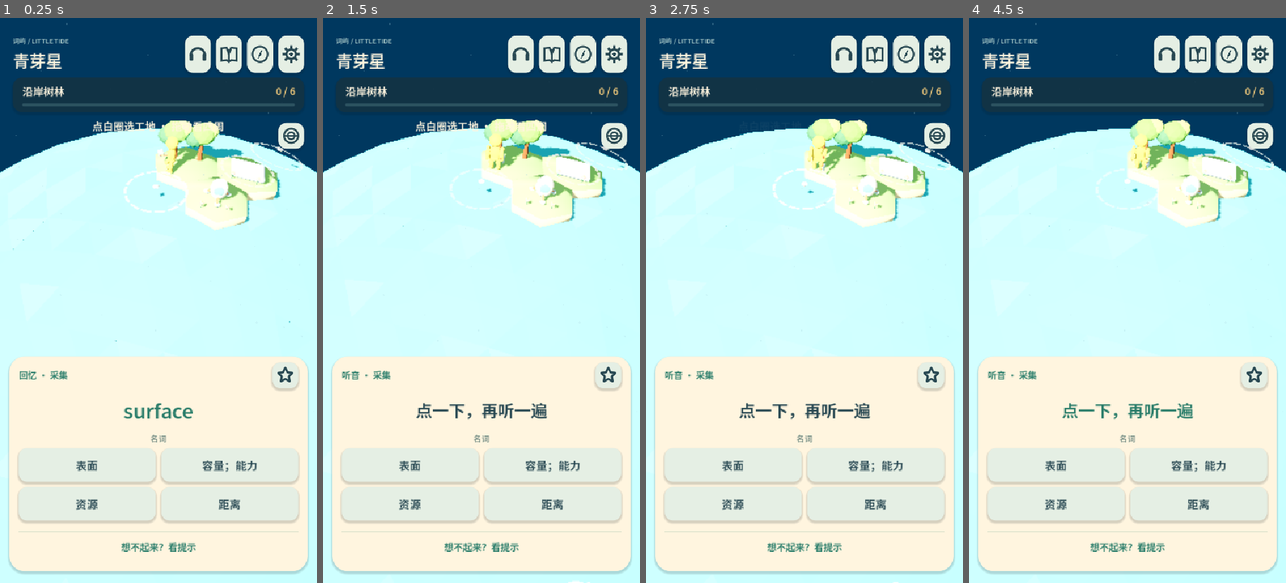
Above: before the commit, frames 1-4 (left to right).
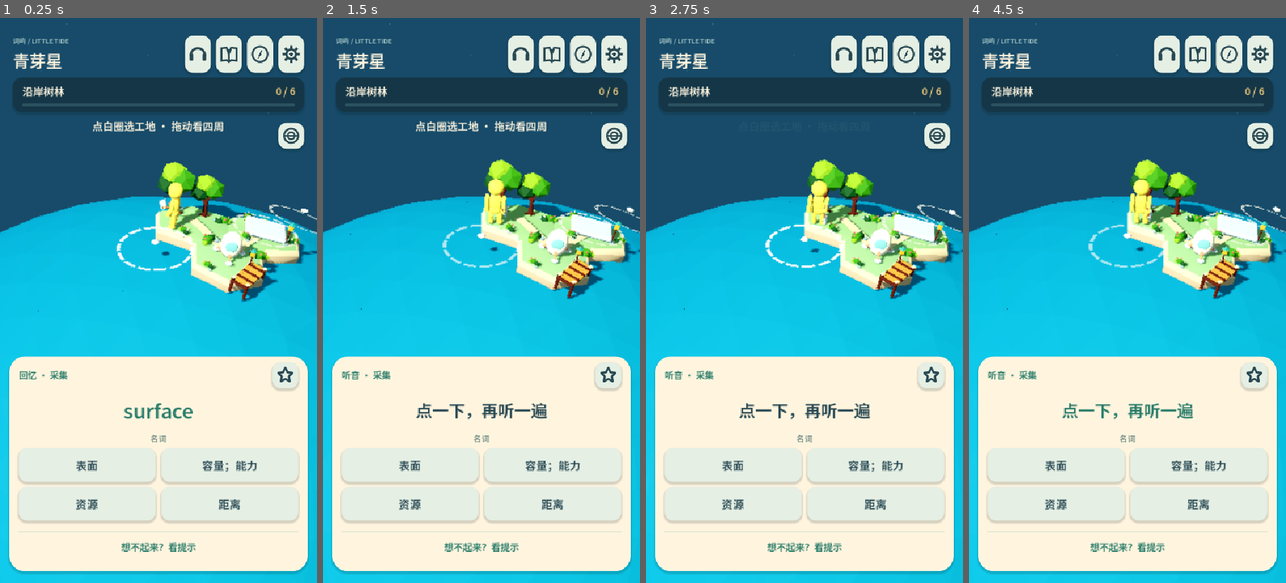
Above: after the commit, the same moments.

Repository: Changxichengxian/ARWORD
Game: Godot game, scene res://main.tscn
Two runs of this game, one before a commit and one after it. Both use one fixed random seed, a clock stepped at 60 frames per second and the inputs below.
Inputs (mouse positions are in pixels of both pictures, inside the frame that each line leads up to):
- Up to frame 1 (0.25 s): no input
- Up to frame 2 (1.5 s): click (519, 51) at 0.5 s; click "点一下，再听一遍" at 1.25 s
- Up to frame 3 (2.75 s): click "点一下，再听一遍" at 2 s
- Up to frame 4 (4.5 s): click "点一下，再听一遍" at 2.75 s; click (1197, 51) at 3.5 s; click "继续照料" at 4.25 s

The runs differ from the first frame. In frame 1, 43% of the frame differs, in the area x 0-100%, y 18-100%; in frame 2, 43%; in frame 3, 43%; in frame 4, 43%, in the area x 0-100%, y 17-100%.

Commit message:
加入原生电脑试玩并打磨小星球场景
提供独立的美术预览，改善海岸、水面、植被、道路和木屋细节。修复扩地回弹的地形缩放和组句最后一词显示；保留原生安卓同源构建。

Diff:
--- /dev/null
+++ b/source/assets/water.gdshader
@@ -0,0 +1,17 @@
+shader_type spatial;
+render_mode diffuse_burley, specular_schlick_ggx;
+uniform vec4 deep_color : source_color = vec4(0.055, 0.40, 0.57, 1.0);
+uniform vec4 light_color : source_color = vec4(0.13, 0.65, 0.70, 1.0);
+varying vec3 local_point;
+void vertex() {
+    local_point = VERTEX;
+}
+void fragment() {
+    float broad = sin(local_point.x * 0.38 + local_point.z * 0.24) * 0.5 + 0.5;
+    float wave = sin(local_point.x * 2.7 + local_point.z * 1.9 + TIME * 0.6);
+    float cross_wave = sin(local_point.z * 3.1 - local_point.x * 0.9 - TIME * 0.42);
+    float glint = smoothstep(0.985, 1.0, wave * cross_wave) * 0.10;
+    ALBEDO = mix(deep_color.rgb, light_color.rgb, broad * 0.48) + vec3(glint);
+    ROUGHNESS = 0.38;
+    SPECULAR = 0.25;
+}
--- a/source/project.godot
+++ b/source/project.godot
@@ -5,11 +5,11 @@
 boot_splash/image="res://assets/icon-foreground.png"
 boot_splash/fullsize=false
 config/name="词屿"
-config/version="0.6.0"
+config/version="0.7.0"
 run/max_fps=60
 config/icon="res://assets/icon.png"
 run/main_scene="res://main.tscn"
-config/features=PackedStringArray("4.5", "GL Compatibility")
+config/features=PackedStringArray("4.5", "Mobile")
 config/description="竖屏小星球 · 采集与英语"
 
 [display]
@@ -24,11 +24,14 @@
 [rendering]
 textures/vram_compression/import_etc2_astc=true
 renderer/rendering_method="gl_compatibility"
+renderer/rendering_method.windows="mobile"
 renderer/rendering_method.mobile="mobile"
 textures/default_filters/use_nearest_mipmap_filter=false
 anti_aliasing/quality/msaa_3d=1
 lights_and_shadows/directional_shadow/size=1024
 scaling_3d/scale=0.85
+scaling_3d/scale.windows=1.0
+lights_and_shadows/directional_shadow/size.windows=2048
 environment/defaults/default_clear_color=Color(0.49,0.76,0.83,1)
 
 [audio]
--- a/source/scripts/grove.gd
+++ b/source/scripts/grove.gd
@@ -34,6 +34,8 @@
 var current_tool=0
 var ring_material:StandardMaterial3D
 var selected_entry={}
+var scenery:Node3D
+var coast_count=-1
 
 func mat(hex:String)->StandardMaterial3D:
 	if mats.has(hex):return mats[hex]
@@ -80,21 +82,61 @@
 			for v in [p0,p2,p1,p0,p3,p2]:st.add_vertex(v)
 	st.generate_normals();var n=MeshInstance3D.new();n.mesh=st.commit();n.material_override=material;root.add_child(n);return root
 func tile(cell:Vector2i,animate:bool):
-	var anchor=Node3D.new();globe.add_child(anchor);var p=IslandFrontier.point(cell);place(anchor,p)
-	var st=SurfaceTool.new();st.begin(Mesh.PRIMITIVE_TRIANGLES)
-	var center=surface(p);var inv=anchor.basis.inverse();var verts=[]
+	var anchor=Node3D.new();globe.add_child(anchor);place(anchor,IslandFrontier.point(cell));land[cell]=anchor
+	if animate:pop(anchor,float(land.size()%3)*.07)
+func terrain_geometry():
+	var directions=[Vector2i(0,1),Vector2i(-1,1),Vector2i(-1,0),Vector2i(0,-1),Vector2i(1,-1),Vector2i(1,0)]
+	for cell in land:
+		var anchor=land[cell];var p=IslandFrontier.point(cell);var center=surface(p);var inv=anchor.basis.orthonormalized().inverse()
+		for old in anchor.get_children():old.queue_free()
+		var st=SurfaceTool.new();st.begin(Mesh.PRIMITIVE_TRIANGLES)
+		var corners=[];var inside=[];var boundary=[]
+		for i in range(6):boundary.append(not land.has(cell+directions[i]))
+		for i in range(6):
+			var angle=(i*60+30)*PI/180;var off=Vector2(cos(angle),sin(angle))*IslandFrontier.HEX
+			var coast=boundary[i] or boundary[(i+5)%6]
+			corners.append(surface(p+off).normalized()*(RADIUS-.14 if coast else RADIUS))
+			inside.append(surface(p+off*(.88 if coast else 1.0)))
+		var green=Color(["75AF62","79B369","73AC63"][posmod(cell.x*3+cell.y,3)])
+		for i in range(6):
+			var j=(i+1)%6;var a=inside[i];var b=inside[j];var c=corners[i];var d=corners[j]
+			st.set_color(green)
+			for v in [center,b,a]:st.add_vertex(inv*(v-center))
+			st.set_color(Color("DDC58C") if boundary[i] else green)
+			for v in [a,b,d,a,d,c]:st.add_vertex(inv*(v-center))
+			if boundary[i]:
+				var low_a=c.normalized()*(RADIUS-.55);var low_b=d.normalized()*(RADIUS-.55)
+				st.set_color(Color("B69B72"))
+				for v in [c,d,low_b,c,low_b,low_a]:st.add_vertex(inv*(v-center))
+		st.generate_normals();var n=MeshInstance3D.new();n.mesh=st.commit();var material=mat("FFFFFF").duplicate();material.vertex_color_use_as_albedo=true;material.vertex_color_is_srgb=true;material.cull_mode=BaseMaterial3D.CULL_DISABLED;n.material_override=material;anchor.add_child(n)
+	if scenery:scenery.queue_free()
+	scenery=Node3D.new();globe.add_child(scenery)
+	# One connected footpath tree, leaving clearings between resource clusters.
+	var queue=[Vector2i(0,1)];var visited={Vector2i(0,1):true}
+	while not queue.is_empty():
+		var cell=queue.pop_front()
+		for step in directions:
+			var next=cell+step
+			if land.has(next) and not visited.has(next):
+				visited[next]=true;queue.append(next)
+				path_segment(IslandFrontier.point(cell),IslandFrontier.point(next))
+	for cell in land:
+		var p=IslandFrontier.point(cell)
+		for i in range(6):
+			if land.has(cell+directions[i]):continue
+			var a=(i*60+30)*PI/180;var b=a+PI/3
+			var off0=Vector2(cos(a),sin(a))*IslandFrontier.HEX;var off1=Vector2(cos(b),sin(b))*IslandFrontier.HEX
+			var edge=(off0+off1)*.5
+			# Quiet coves have pale submerged shelves, separate from the grassy edge.
+			var shelf=pebble(scenery,surface(p+edge*1.12).normalized()*11.56,Vector3(.62,.035,.28),"60C5C7")
+			shelf.basis=Basis(Quaternion(Vector3.UP,shelf.position.normalized()));shelf.rotate_object_local(Vector3.UP,-atan2(edge.y,edge.x)+PI/2);shelf.scale=Vector3(.72,.035,.28)
+	coast_count=land.size()
+func path_segment(a:Vector2,b:Vector2):
+	var side=Vector2(-(b-a).y,(b-a).x).normalized()*.16;var st=SurfaceTool.new();st.begin(Mesh.PRIMITIVE_TRIANGLES)
 	for i in range(6):
-		var a=(i*60+30)*PI/180;verts.append(surface(p+Vector2(cos(a),sin(a))*IslandFrontier.HEX))
-	var green=Color(["92C86C","9DCF74","8FC46A"][posmod(cell.x*3+cell.y,3)])
-	for i in range(6):
-		var a=verts[i];var b=verts[(i+1)%6]
-		st.set_color(green)
-		for v in [center,b,a]:st.add_vertex(inv*(v-center))
-		st.set_color(Color("E7CF9A"))
-		var low_a=a-a.normalized()*.46;var low_b=b-b.normalized()*.46
-		for v in [a,b,low_b,a,low_b,low_a]:st.add_vertex(inv*(v-center))
-	st.generate_normals();var mesh=MeshInstance3D.new();mesh.mesh=st.commit();var material=mat("FFFFFF").duplicate();material.vertex_color_use_as_albedo=true;material.vertex_color_is_srgb=true;material.cull_mode=BaseMaterial3D.CULL_DISABLED;mesh.material_override=material;anchor.add_child(mesh);land[cell]=anchor
-	if animate:pop(anchor,float(land.size()%3)*.07)
+		var p=a.lerp(b,i/6.0);var q=a.lerp(b,(i+1)/6.0)
+		for v in [p-side,q+side,p+side,p-side,q-side,q+side]:st.add_vertex(surface(v)*1.0015)
+	st.generate_normals();var n=MeshInstance3D.new();n.mesh=st.commit();n.material_override=mat("C9B983");scenery.add_child(n)
 func marker(id:String):
 	var anchor=Node3D.new();globe.add_child(anchor);place(anchor,game.frontier.target(id));markers[id]=anchor
 	var material=StandardMaterial3D.new();material.albedo_color=Color(1,.98,.90,.65);material.transparency=BaseMaterial3D.TRANSPARENCY_ALPHA;material.shading_mode=BaseMaterial3D.SHADING_MODE_UNSHADED;material.cull_mode=BaseMaterial3D.CULL_DISABLED
@@ -108,24 +150,34 @@
 func decorate_cell(cell:Vector2i,animate:bool):
 	var p=IslandFrontier.point(cell);var is_grove=cell in IslandFrontier.CHAPTERS[0].cells;var is_quarry=cell in IslandFrontier.CHAPTERS[1].cells;var is_crystal=cell in IslandFrontier.CHAPTERS[5].cells
 	if cell==Vector2i(0,0) or is_grove:
-		for offset in [Vector2(-.46,-.38),Vector2(.48,-.35)]:
-			add_resource(0,p+offset,.79 if is_grove else .72)
+		var offsets=[Vector2(-.58,-.32),Vector2(.40,-.52),Vector2(.68,.28)] if is_grove else [Vector2(-.53,-.48),Vector2(.38,-.42)]
+		for k in range(offsets.size()):
+			add_resource(0,p+offsets[k],[.79,.65,.51][k] if is_grove else [.77,.63][k])
 			if animate:pop(resources[0][-1].visual,.3,resources[0][-1].base)
 	elif is_quarry or is_crystal:
 		add_resource(1,p+Vector2(-.35,-.35),.86,is_crystal);add_resource(1,p+Vector2(.45,.2),.65,is_crystal)
 		if animate:
 			for entry in [resources[1][-1],resources[1][-2]]:pop(entry.visual,.3,entry.base)
-	if cell!=Vector2i(0,0):
-		for i in range(2):
-			var a=Node3D.new();globe.add_child(a);place(a,p+Vector2(-.6+i*.95,.65),i);var flower=model("flower",a);flower.scale=Vector3.ONE*.65
-			if animate:pop(flower,.25,Vector3.ONE*.65)
+	var rng=RandomNumberGenerator.new();rng.seed=915+cell.x*101+cell.y*29
+	for i in range(3):
+		var a=Node3D.new();globe.add_child(a);var angle=i*TAU/3+rng.randf_range(-.3,.3)
+		place(a,p+Vector2(cos(angle),sin(angle))*.94,angle)
+		var shrub=model("coast_garden",a);var sc=rng.randf_range(.45,.8);shrub.scale=Vector3.ONE*sc
+		if animate:pop(shrub,.25,Vector3.ONE*sc)
+	if cell in [Vector2i(-2,1),Vector2i(1,2),Vector2i(0,-2),Vector2i(-1,2)]:
+		var a=Node3D.new();globe.add_child(a);place(a,p+Vector2(-.62,-.55),.3);model("cypress",a).scale=Vector3.ONE*.87
+	if cell in [Vector2i(1,0),Vector2i(0,1),Vector2i(1,3),Vector2i(-1,3),Vector2i(0,-1)]:
+		var a=Node3D.new();globe.add_child(a);place(a,p+Vector2(.64,.47));model("lantern",a).scale=Vector3.ONE*.75
 func setup(owner_node):
 	game=owner_node
-	var e=Environment.new();e.background_mode=Environment.BG_COLOR;e.background_color=Color("183D57");e.ambient_light_source=Environment.AMBIENT_SOURCE_COLOR;e.ambient_light_color=Color("D4F1F1");e.ambient_light_energy=.52;e.tonemap_mode=Environment.TONE_MAPPER_ACES
+	var e=Environment.new();e.background_mode=Environment.BG_COLOR;e.background_color=Color("173D52");e.ambient_light_source=Environment.AMBIENT_SOURCE_COLOR;e.ambient_light_color=Color("BBD9E4");e.ambient_light_energy=.37;e.tonemap_mode=Environment.TONE_MAPPER_FILMIC
 	var env=WorldEnvironment.new();env.environment=e;add_child(env)
-	var sun=DirectionalLight3D.new();sun.rotation_degrees=Vector3(-52,-30,0);sun.light_color=Color("FFF0D1");sun.light_energy=1.15;sun.shadow_enabled=true;sun.directional_shadow_max_distance=60;sun.shadow_bias=.025;add_child(sun)
-	globe=Node3D.new();add_child(globe);model("ocean",globe)
+	var sun=DirectionalLight3D.new();sun.rotation_degrees=Vector3(-48,-35,0);sun.light_color=Color("FFF0DB");sun.light_energy=1.0;sun.shadow_enabled=true;sun.directional_shadow_max_distance=60;sun.shadow_bias=.025;add_child(sun)
+	globe=Node3D.new();add_child(globe);var ocean=model("ocean",globe)
+	var water=ShaderMaterial.new();water.shader=preload("res://assets/water.gdshader")
+	for mesh in ocean.find_children("*","MeshInstance3D",true,false):mesh.material_override=water
 	var pod_anchor=Node3D.new();globe.add_child(pod_anchor);place(pod_anchor,IslandFrontier.point(Vector2i(0,1)),PI);model("landing_pod",pod_anchor).scale=Vector3.ONE*.7
+	var pier=Node3D.new();globe.add_child(pier);place(pier,IslandFrontier.point(Vector2i(0,1))+Vector2(.62,.95),-.5);model("pier",pier).scale=Vector3.ONE*.75
 	for id in IslandFrontier.BUILD_IDS:marker(id)
 	for c in IslandFrontier.CHAPTERS:marker(c.id)
 	for i in range(3):
@@ -151,6 +203,7 @@
 func sync_buildings(animate=true):
 	for cell in game.frontier.cells():
 		if not land.has(cell):tile(cell,animate);decorate_cell(cell,animate)
+	if coast_count!=land.size():terrain_geometry()
 	for id in markers:
 		markers[id].visible=game.frontier.available(id) and (not game.frontier.done(id) or id==game.frontier.data.active or id in IslandFrontier.BUILD_IDS)
 		markers[id].get_node("Sign").visible=id not in IslandFrontier.BUILD_IDS and not game.frontier.done(id)
--- a/source/scripts/hud.gd
+++ b/source/scripts/hud.gd
@@ -56,7 +56,7 @@
 	for i in range(55):stars.append(Vector3(rng.randf(),rng.randf(),rng.randf_range(.7,1.7)))
 	var header=MarginContainer.new();add_child(header);header.anchor_right=1;header.offset_left=22;header.offset_right=-22;header.offset_top=30
 	var top=row(header);var titles=VBoxContainer.new();titles.size_flags_horizontal=Control.SIZE_EXPAND_FILL;top.add_child(titles)
-	text(titles,"词屿 / LITTLE TIDE",11,Color("A6C6C6"));text(titles,"青芽星",28,CREAM)
+	text(titles,"美术预览 · 不保存" if game.art_preview else "词屿 / LITTLE TIDE",11,Color("A6C6C6"));text(titles,"青芽星",28,CREAM)
 	for pair in [["headphones",game.toggle_listen,"听词"],["book",game.journal,"工作手记"],["compass",game.recenter,"回到工地"],["gear",game.settings,"设置"]]:icon(top,pair[0],pair[1],pair[2])
 	var goal_panel=PanelContainer.new();add_child(goal_panel);goal_panel.anchor_right=1;goal_panel.offset_left=22;goal_panel.offset_right=-22;goal_panel.offset_top=101
 	goal_panel.add_theme_stylebox_override("panel",skin(Color(.08,.20,.26,.83),16))
@@ -75,7 +75,8 @@
 	overlay=ColorRect.new();overlay.color=Color(.02,.08,.12,.66);overlay.set_anchors_and_offsets_preset(Control.PRESET_FULL_RECT);overlay.mouse_filter=Control.MOUSE_FILTER_STOP;add_child(overlay);overlay.hide()
 	sync_goal()
 func _draw():
-	for p in stars:draw_circle(Vector2(p.x*size.x,p.y*size.y*.8),p.z,Color(.65,.83,.87,.25))
+	for p in stars:
+		if p.y*size.y*.8<190:draw_circle(Vector2(p.x*size.x,p.y*size.y*.8),p.z,Color(.65,.83,.87,.18))
 func clear_body():
 	for child in body.get_children():child.hide();child.queue_free()
 	answers.clear();word_label=null
--- a/source/scripts/main.gd
+++ b/source/scripts/main.gd
@@ -8,7 +8,7 @@
 var touch_points={}
 var pinch_distance=0.0
 var mouse_drag=false
-var world_zoom=12.0
+var world_zoom=10.0
 var world:IslandGrove
 var hud:IslandHUD
 var camera:Camera3D
@@ -35,6 +35,7 @@
 var sentence_order:Array=[]
 var sentence_hint=""
 var qa=false
+var art_preview=false
 var drag_id=-1
 var drag_start=Vector2.ZERO
 var drag_distance=0.0
@@ -43,12 +44,22 @@
 
 func _ready():
 	font.fallbacks=[preload("res://assets/fonts/FrontierLatin.ttf")]
-	qa="--qa" in OS.get_cmdline_user_args();get_tree().quit_on_go_back=false
+	art_preview="--art-preview" in OS.get_cmdline_user_args()
+	qa="--qa" in OS.get_cmdline_user_args() or art_preview;get_tree().quit_on_go_back=false
+	if OS.has_feature("windows") and DisplayServer.get_name()!="headless":
+		var area=DisplayServer.screen_get_usable_rect()
+		var height=mini(1100,area.size.y-100);var width=roundi(height*9.0/16)
+		DisplayServer.window_set_size(Vector2i(width,height))
+		DisplayServer.window_set_position(area.position+Vector2i((area.size.x-width)/2,(area.size.y-height)/2))
+		get_window().title="词屿 · 美术预览（不保存）" if art_preview else "词屿 · 电脑试玩"
 	learning=IslandLearning.new();read_save();frontier=IslandFrontier.new(learning)
+	if art_preview:
+		for c in IslandFrontier.CHAPTERS:frontier.data.progress[c.id]=c.need
+		learning.data.build=[8,12,16];learning.data.development=[36,24,24];frontier.data.active="cottage"
 	frontier_notes=JSON.parse_string(FileAccess.get_file_as_string("res://assets/frontier_missions.json"))
 	notes=JSON.parse_string(FileAccess.get_file_as_string("res://assets/missions.json"));dictionary=JSON.parse_string(FileAccess.get_file_as_string("res://assets/dictionary.json"))
 	world=IslandGrove.new();add_child(world);world.setup(self)
-	camera=Camera3D.new();camera.projection=Camera3D.PROJECTION_ORTHOGONAL;camera.keep_aspect=Camera3D.KEEP_WIDTH;camera.size=world_zoom;camera.near=.1;camera.far=150;add_child(camera);camera.position=Vector3(0,24,21);camera.look_at(Vector3(0,6.6,0));camera.current=true
+	camera=Camera3D.new();camera.projection=Camera3D.PROJECTION_ORTHOGONAL;camera.keep_aspect=Camera3D.KEEP_WIDTH;camera.size=world_zoom;camera.near=.1;camera.far=150;add_child(camera);camera.position=Vector3(0,24,21);camera.look_at(Vector3(0,10.0,0));camera.current=true
 	speech=AudioStreamPlayer.new();add_child(speech)
 	for i in range(6):var p=AudioStreamPlayer.new();add_child(p);effects.append(p)
 	for kind in ["chop","stone","land","build","tap","soft"]:
@@ -57,7 +68,9 @@
 	var layer=CanvasLayer.new();add_child(layer);hud=IslandHUD.new();hud.game=self;layer.add_child(hud)
 	restore_button=hud.button(hud,"继续照料",resume_collect,true,54);restore_button.anchor_left=.26;restore_button.anchor_right=.74;restore_button.anchor_top=1;restore_button.anchor_bottom=1;restore_button.offset_top=-86;restore_button.offset_bottom=-30;restore_button.hide()
 	next_task()
-	if learning.data.actions==0:hud.toast("点白圈选工地 · 拖动看四周")
+	if art_preview:
+		explore();camera.size=21.5;camera.look_at(Vector3(0,4.2,0));world.desired_rotation=Quaternion(Vector3.UP,Vector3(0,.85,.53).normalized());hud.toast("美术预览 · 不保存进度")
+	elif learning.data.actions==0:hud.toast("点白圈选工地 · 拖动看四周")
 
 func read_save():
 	if qa:return
@@ -171,7 +184,7 @@
 		mark_context_help();sentence_hint="下一处："+expected;hud.show_task();return
 	sentence_hint="";sentence_used.append(index);sentence_chosen.append(sentence_words[index]);play_fx("tap")
 	if sentence_chosen.size()==sentence_words.size():
-		locked=true
+		locked=true;hud.show_task()
 		if int(learning.data.active)==2:learning.data.flags.water=true
 		learning.finish_context("sentence",mission.id,context_assisted,false)
 		complete_action(frontier.advance())
@@ -188,7 +201,8 @@
 	exploring=true;hud.card.hide();hud.sites.hide();restore_button.show();speech.stop();hud.toast("点白圈选工地 · 双指缩放")
 	camera.look_at(Vector3.ZERO);camera.size=27.0
 func resume_collect():
-	exploring=false;restore_button.hide();hud.card.show();hud.sites.hide();camera.look_at(Vector3(0,6.6,0));camera.size=world_zoom
+	exploring=false;restore_button.hide();hud.card.show();hud.sites.hide();camera.look_at(Vector3(0,10.0,0));camera.size=world_zoom
+	world.recenter()
 func recenter():world.recenter()
 func world_area(p:Vector2)->bool:
 	return p.y>190 and p.y<(hud.card.position.y-8 if not exploring else hud.size.y-100)
--- a/source/tests/core.gd
+++ b/source/tests/core.gd
@@ -82,6 +82,11 @@
 	check(game.learning.data.actions==before+1 and game.learning.data.words[id].strength==0,"assisted recall builds without counting independent mastery")
 	await create_timer(1.45).timeout
 	check(game.mode=="read","two recalls lead directly into a reading task")
+	var compact_land=game.world.land.size()==4
+	for anchor in game.world.land.values():
+		for mesh in anchor.get_children():
+			if mesh is MeshInstance3D and mesh.get_aabb().size.length()>5:compact_land=false
+	check(compact_land,"new land stays tile-sized after its spring appearance animation")
 	before=game.learning.data.actions;game.answer(game.mission.correct);check(game.learning.data.actions==before+1 and game.learning.data.practice.read==1,"reading decision directly advances selected project")
 	await create_timer(1.45).timeout
 	set_mode("listen");game.answer((int(game.mission.cue_correct)+1)%3)
@@ -91,6 +96,10 @@
 	set_mode("sentence",8);var tile_order=game.sentence_order.duplicate();game.select_word(0)
 	check(game.sentence_order==tile_order,"sentence tiles retain their positions")
 	while game.sentence_chosen.size()<game.sentence_words.size():game.select_word(game.sentence_chosen.size())
+	var complete_phrase=false
+	for label in game.hud.body.find_children("*","Label",true,false):
+		if label.text==" ".join(game.sentence_words) and label.visible:complete_phrase=true
+	check(complete_phrase,"the final chosen word is visible in the completed sentence")
 	check(game.learning.data.flags.get("water",false) and game.learning.data.practice.sentence==1,"organizing garden instruction unlocks water route")
 	await create_timer(1.45).timeout
 	game.journal();game.lookup("the");game.back();check(game.hud.screen=="journal","native back restores reading after lookup")
--- /dev/null
+++ b/source/tests/desktop_preview.gd
@@ -0,0 +1,16 @@
+extends SceneTree
+func _initialize():call_deferred("run")
+func run():
+	var before=FileAccess.get_file_as_bytes("user://island4.json") if FileAccess.file_exists("user://island4.json") else PackedByteArray()
+	var game=load("res://main.tscn").instantiate();root.add_child(game)
+	for i in range(4):await process_frame
+	assert(game.art_preview and game.qa,"Art preview must isolate saves without requiring --qa")
+	assert(game.world.land.size()==24,"Preview contains the expanded island")
+	game.learning.data.actions+=10;game.save_progress()
+	var after=FileAccess.get_file_as_bytes("user://island4.json") if FileAccess.file_exists("user://island4.json") else PackedByteArray()
+	assert(before==after,"Preview cannot modify regular progress")
+	game.world.drag(Vector2(160,120));game.resume_collect()
+	var target=game.world.surface(game.frontier.target(game.frontier.data.active)).normalized()
+	assert((game.world.desired_rotation*target).distance_to(Vector3.UP)<.001,"Returning to study recenters the worksite")
+	print("DESKTOP_PREVIEW_PASS: isolated saves, complete map, return camera")
+	quit()
--- /dev/null
+++ b/source/tests/desktop_visual.gd
@@ -0,0 +1,18 @@
+extends SceneTree
+func _initialize():call_deferred("run")
+func run():
+	var out=""
+	for arg in OS.get_cmdline_user_args():
+		if arg.begins_with("--visual-out="):out=arg.trim_prefix("--visual-out=")
+	assert(not out.is_empty() and "--art-preview" in OS.get_cmdline_user_args())
+	DirAccess.make_dir_recursive_absolute(out)
+	var game=load("res://main.tscn").instantiate();root.add_child(game)
+	await create_timer(3).timeout
+	await RenderingServer.frame_post_draw
+	root.get_texture().get_image().save_png(out.path_join("expanded-island-preview.png"))
+	game.resume_collect()
+	await create_timer(2).timeout
+	await RenderingServer.frame_post_draw
+	root.get_texture().get_image().save_png(out.path_join("worksite-preview.png"))
+	print("VISUAL_CAPTURE_COMPLETE fps=",Engine.get_frames_per_second()," draws=",Performance.get_monitor(Performance.RENDER_TOTAL_DRAW_CALLS_IN_FRAME)," objects=",Performance.get_monitor(Performance.RENDER_TOTAL_OBJECTS_IN_FRAME))
+	quit()
Not shown, changed: source/README.txt
Not shown, added: source/assets/audio/land00_cue.mp3.import
Not shown, added: source/assets/audio/land00_full.mp3.import
Not shown, added: source/assets/audio/land01_cue.mp3.import
Not shown, added: source/assets/audio/land01_full.mp3.import
Not shown, added: source/assets/audio/land01_short.mp3.import
Not shown, added: source/assets/audio/land02_cue.mp3.import
Not shown, added: source/assets/audio/land02_full.mp3.import
Not shown, added: source/assets/audio/land02_short.mp3.import
Not shown, added: source/assets/audio/land03_cue.mp3.import
Not shown, added: source/assets/audio/land03_full.mp3.import
Not shown, added: source/assets/audio/land03_short.mp3.import
(and 75 more such lines)
